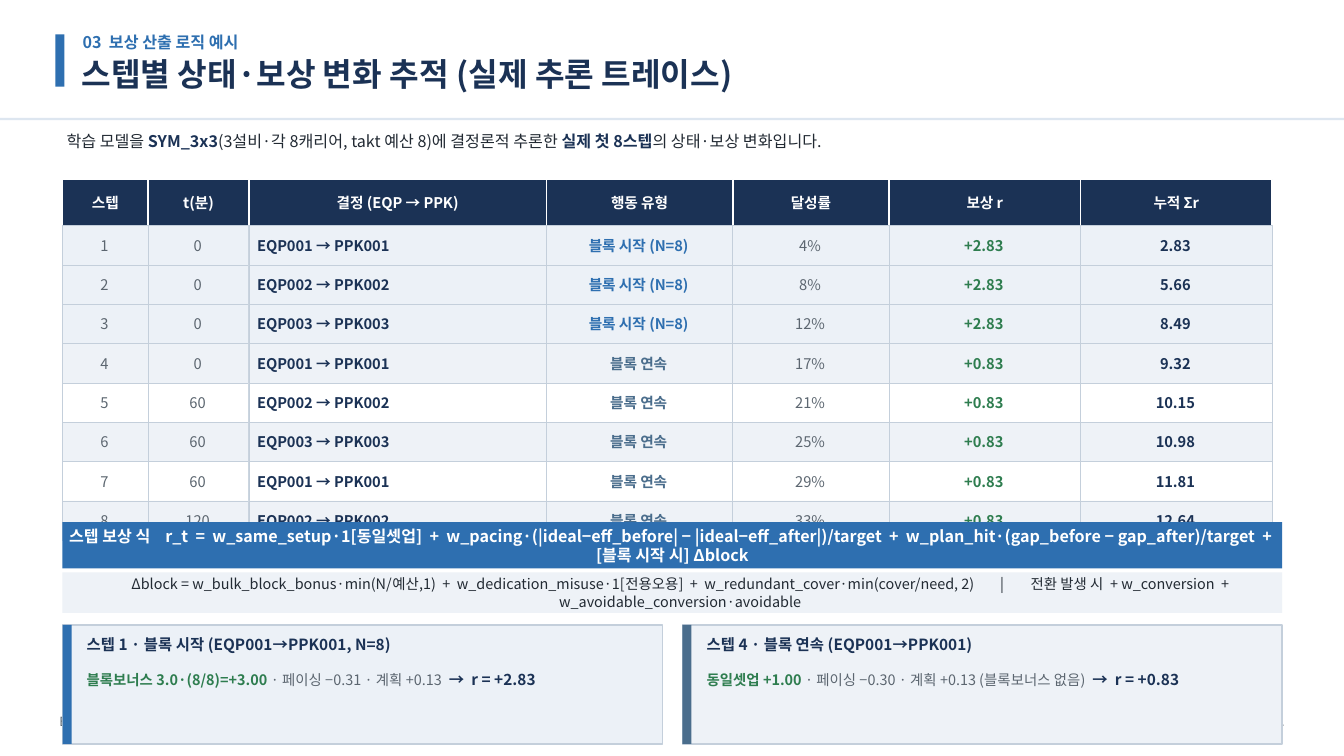
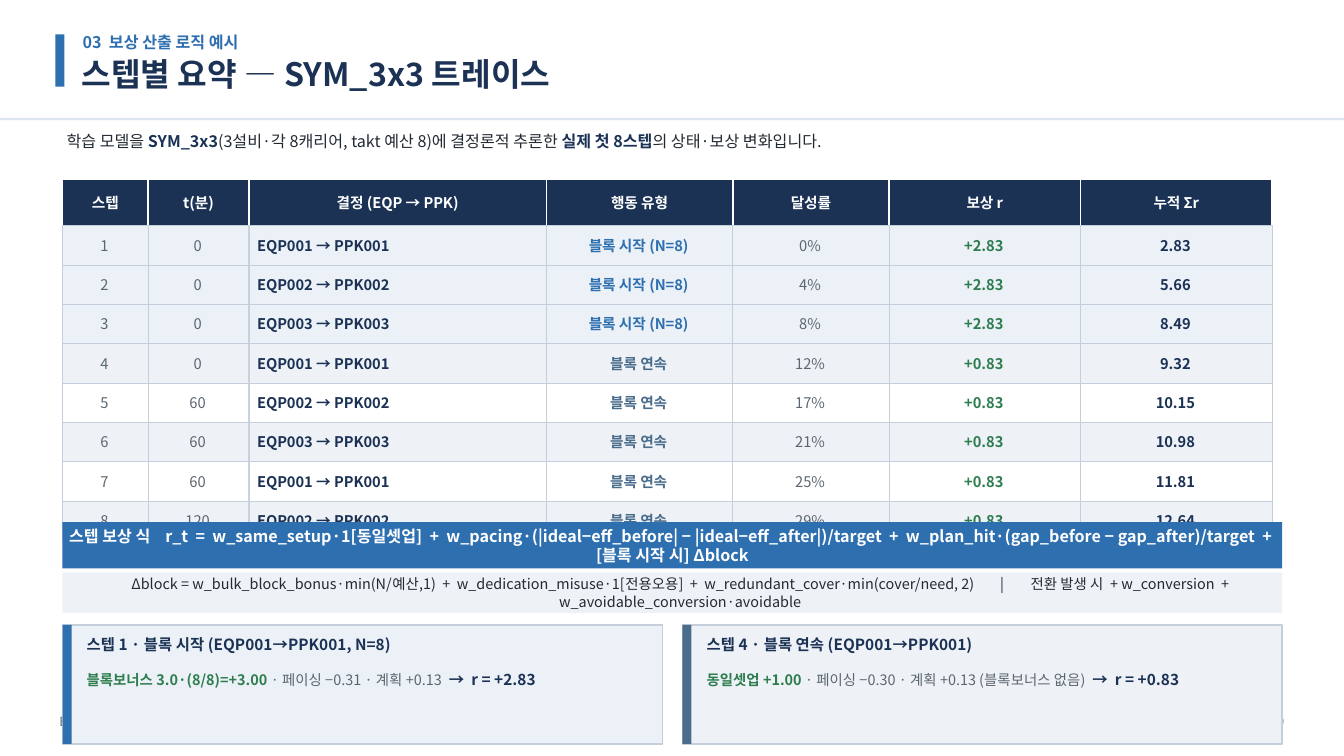
Before and after one commit to relighting123/pjt_scheduling, a slide deck: slide 19 of docs/BulkFill_스케줄링_발표자료.pptx (slide 11 before the commit). Drawn at 1344x756 pixels with LibreOffice and Linux fonts; fonts in the diff are those of the drawing. Boxes give left, top, right and bottom in pixels: in the first picture for what was removed or moved away, otherwise in the second. Text is boxed around its words. In the diff, an @@ line names an element or a change of style, - is before the commit and + after.

```diff
--- a/docs/BulkFill_스케줄링_발표자료.pptx
+++ b/docs/BulkFill_스케줄링_발표자료.pptx
@@ text at [82, 59, 551, 91]: text changed @@
-스텝별 상태·보상 변화 추적 (실제 추론 트레이스)
+스텝별 요약 — SYM_3x3 트레이스
@@ rectangle added at [733, 226, 889, 265], fill #ECF1F7, outline #C4CFDB 0.6 pt, 10.5 pt, text #5C6670 @@
+0%
@@ rectangle "12%" at [733, 344, 889, 383]: fill #ECF1F7 to #EEF2F7 @@
@@ rectangle "17%" at [733, 383, 889, 422]: fill #EEF2F7 to #FFFFFF @@
@@ rectangle "21%" at [733, 422, 889, 462]: fill #FFFFFF to #EEF2F7 @@
@@ 7 rectangles: place and size @@
-7 rectangles at [733, 226, 889, 501]
+7 rectangles at [733, 265, 889, 540]
@@ rectangle "25%" at [733, 462, 889, 501]: fill #EEF2F7 to #FFFFFF @@
@@ rectangle "29%" at [733, 501, 889, 540]: fill #FFFFFF to #EEF2F7 @@
@@ rectangle removed at [733, 501, 889, 540] @@
-33%
@@ text at [1269, 713, 1284, 730]: text changed @@
-11
+19
```
Also in this commit, not shown: 11 other slides changed, 8 slides added, 10 other files.
